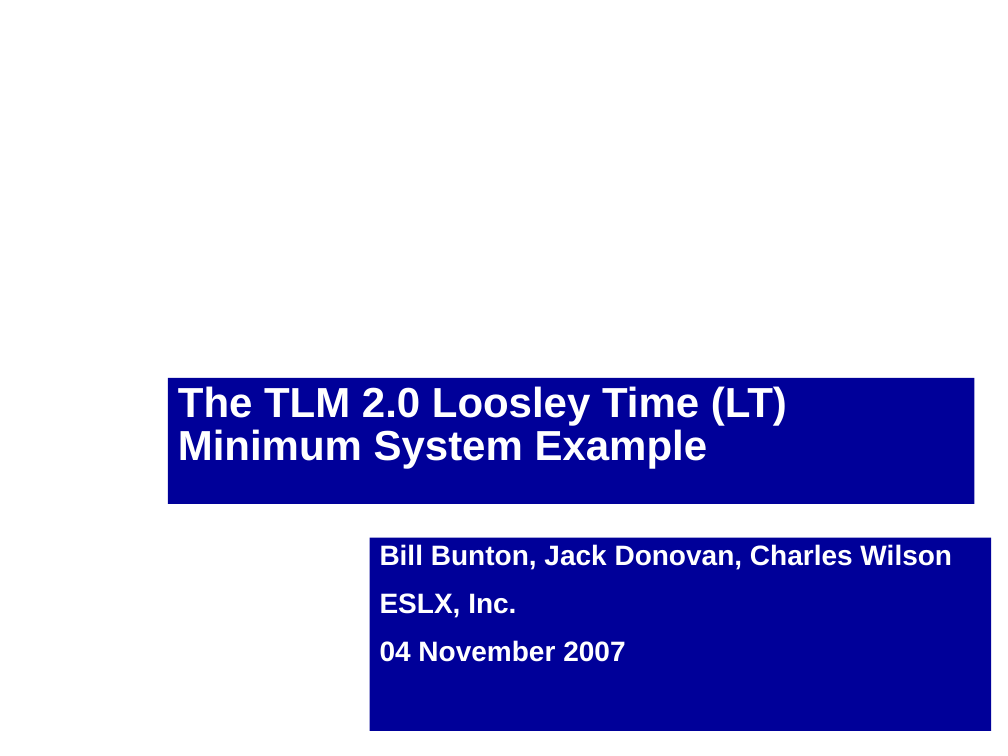
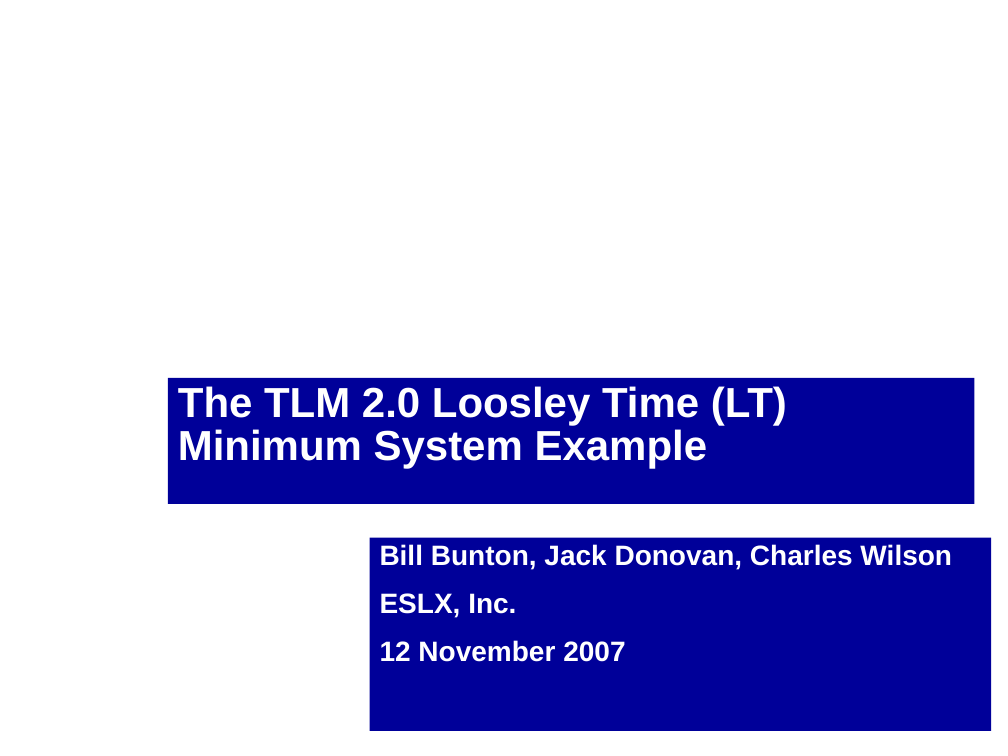
Before and after one commit to accellera-official/systemc, a slide deck: slide 1 of examples/tlm/lt_min_system/docs/lt_min_system_example.ppt. Drawn at 1008x756 pixels with LibreOffice and Linux fonts; fonts in the diff are those of the drawing; background and template pictures are left out. Boxes give left, top, right and bottom in pixels: in the first picture for what was removed or moved away, otherwise in the second. Text is boxed around its words. In the diff, an @@ line names an element or a change of style, - is before the commit and + after.

```diff
--- a/examples/tlm/lt_min_system/docs/lt_min_system_example.ppt
+++ b/examples/tlm/lt_min_system/docs/lt_min_system_example.ppt
@@ subtitle at box(380, 640, 625, 662): text changed @@
-04 November 2007
+12 November 2007
```
Also in this commit, not shown: 3 other slides changed.
